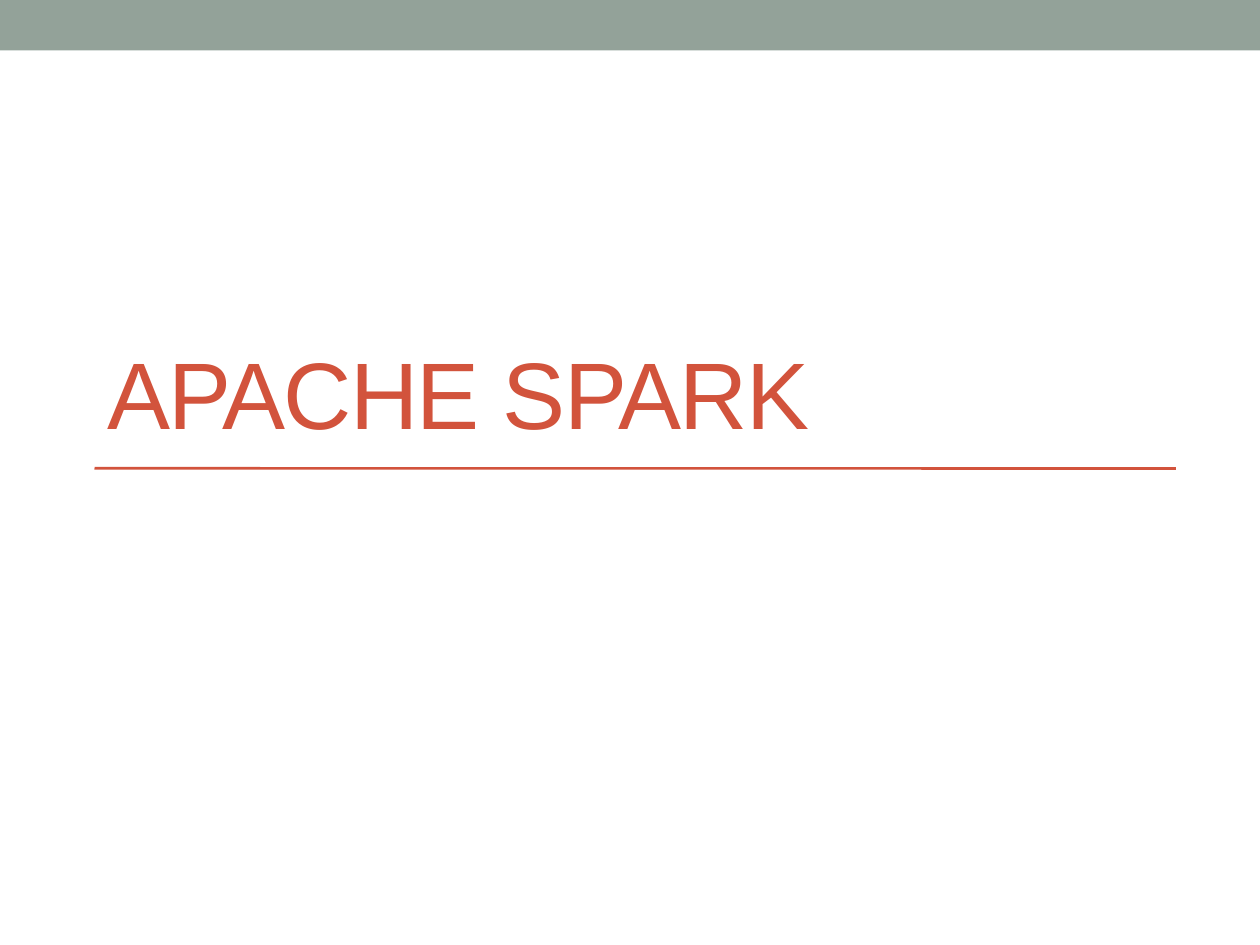
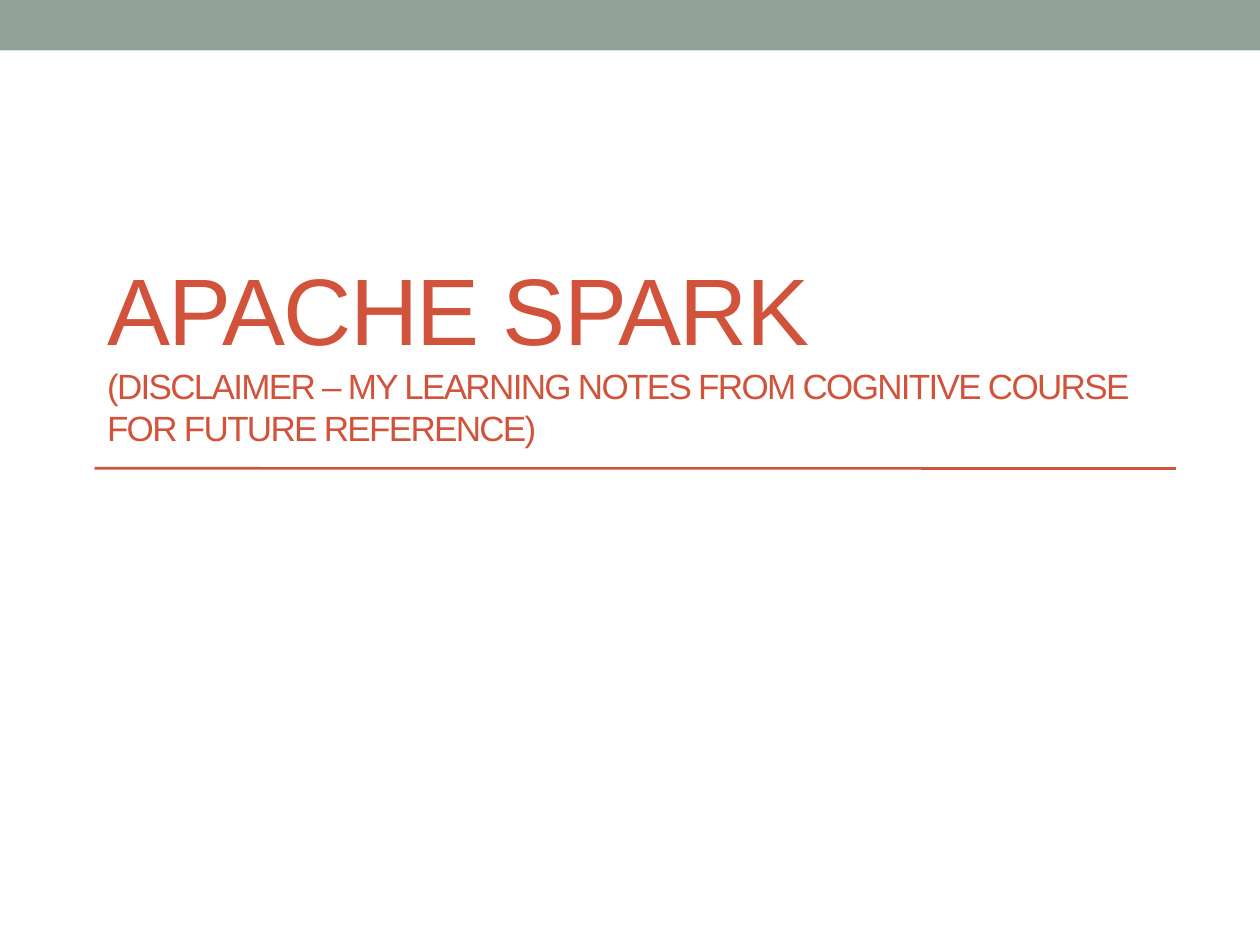
Before and after one commit to notionquest/ProjectDocumentation, a slide deck: slide 1 of Spark.pptx. Drawn at 1260x945 pixels with LibreOffice and Linux fonts; fonts in the diff are those of the drawing. Boxes give left, top, right and bottom in pixels: in the first picture for what was removed or moved away, otherwise in the second. Text is boxed around its words. In the diff, an @@ line names an element or a change of style, - is before the commit and + after.

```diff
--- a/Spark.pptx
+++ b/Spark.pptx
@@ title at <box>107,279,1129,448</box>: text changed; size 54 to 20 pt @@
-APACHE SPARK
+APACHE SPARK
+(DISCLAIMER – MY LEARNING NOTES FROM COGNITIVE COURSE FOR FUTURE REFERENCE)
```
Also in this commit, not shown: 18 slides added.
